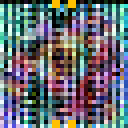
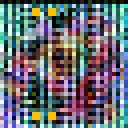
Layered file, before and after one edit (128x128). Changes by layer:
painted on "Layer 4" over [32, 0, 76, 128]
